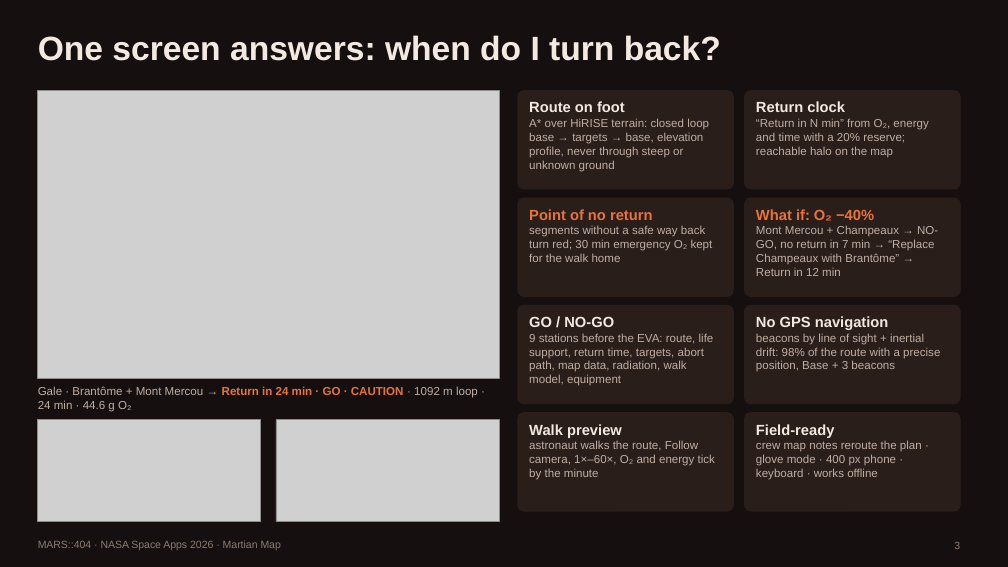
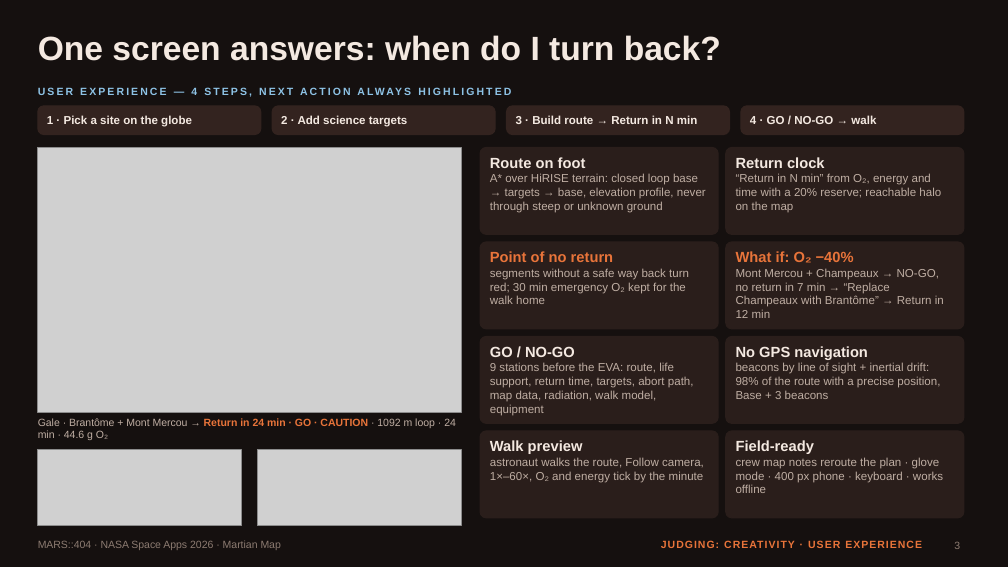
Before and after one commit to xand0dev/mars404, a slide deck: slide 3 of docs/demo/MARS404_slides.pptx. Drawn at 1008x567 pixels with LibreOffice and Linux fonts; fonts in the diff are those of the drawing; grey boxes stand for pictures. Boxes give left, top, right and bottom in pixels: in the first picture for what was removed or moved away, otherwise in the second. Text is boxed around its words. In the diff, an @@ line names an element or a change of style, - is before the commit and + after.

```diff
--- a/docs/demo/MARS404_slides.pptx
+++ b/docs/demo/MARS404_slides.pptx
@@ text added at <box>191,88,197,95</box>, 10 pt, text #8EC3E6, bold @@
+USER EXPERIENCE — 4 STEPS, NEXT ACTION ALWAYS HIGHLIGHTED
@@ rounded rectangle added at <box>38,106,261,135</box>, fill #33231F, outline #33231F 1 pt @@
@@ text added at <box>47,115,192,127</box>, 11 pt, text #F4E9E1, bold @@
+1 · Pick a site on the globe
@@ rounded rectangle added at <box>272,106,495,135</box>, fill #33231F, outline #33231F 1 pt @@
@@ text added at <box>281,115,408,127</box>, 11 pt, text #F4E9E1, bold @@
+2 · Add science targets
@@ rounded rectangle added at <box>507,106,730,135</box>, fill #33231F, outline #33231F 1 pt @@
@@ text added at <box>516,115,698,124</box>, 11 pt, text #F4E9E1, bold @@
+3 · Build route → Return in N min
@@ rounded rectangle added at <box>741,106,964,135</box>, fill #33231F, outline #33231F 1 pt @@
@@ text added at <box>750,115,876,124</box>, 11 pt, text #F4E9E1, bold @@
+4 · GO / NO-GO → walk
@@ picture: place and size @@
-picture at <box>38,91,499,379</box>
+picture at <box>38,147,461,412</box>
@@ proportions changed in 8 elements at <box>726,431,964,518</box>, <box>480,431,718,518</box>, <box>726,337,964,423</box>, <box>480,337,718,423</box>, <box>726,242,964,329</box>, <box>480,242,718,329</box>, <box>726,147,964,234</box>, <box>480,147,718,234</box> @@
@@ rounded rectangle: place and size @@
-rounded rectangle at <box>518,91,734,189</box>
+rounded rectangle at <box>480,147,718,234</box>
@@ rounded rectangle: place and size @@
-rounded rectangle at <box>745,91,960,189</box>
+rounded rectangle at <box>726,147,964,234</box>
@@ text "Route on foot" rewrapped from <box>529,101,709,172</box> to <box>490,157,706,213</box> @@
@@ text "Return clock" rewrapped from <box>756,101,928,158</box> to <box>736,157,941,212</box> @@
@@ rounded rectangle: place and size @@
-rounded rectangle at <box>518,198,734,296</box>
+rounded rectangle at <box>480,242,718,329</box>
@@ text "Point of no return" rewrapped from <box>529,209,713,262</box> to <box>490,251,689,304</box> @@
@@ rounded rectangle: place and size @@
-rounded rectangle at <box>745,198,960,296</box>
+rounded rectangle at <box>726,242,964,329</box>
@@ text "What if: O₂ −40%" rewrapped from <box>756,209,938,276</box> to <box>736,251,944,318</box> @@
@@ rounded rectangle: place and size @@
-rounded rectangle at <box>518,306,734,404</box>
+rounded rectangle at <box>480,337,718,423</box>
@@ text "GO / NO-GO" rewrapped from <box>529,316,714,386</box> to <box>490,346,694,416</box> @@
@@ rounded rectangle: place and size @@
-rounded rectangle at <box>745,306,960,404</box>
+rounded rectangle at <box>726,337,964,423</box>
@@ text "No GPS navigation" rewrapped from <box>756,316,940,371</box> to <box>736,346,940,399</box> @@
@@ text "Gale · Brantôme + Mont ...": place and size @@
-text "Gale · Brantôme + Mont ..." at <box>38,386,478,412</box>
+text "Gale · Brantôme + Mont ..." at <box>38,418,456,440</box>
@@ text "Gale · Brantôme + Mont ..." at <box>38,418,456,440</box>: size 11 to 10 pt @@
@@ rounded rectangle: place and size @@
-rounded rectangle at <box>518,413,734,511</box>
+rounded rectangle at <box>480,431,718,518</box>
@@ text "Walk preview" rewrapped from <box>529,424,715,480</box> to <box>490,440,704,483</box> @@
@@ rounded rectangle: place and size @@
-rounded rectangle at <box>745,413,960,511</box>
+rounded rectangle at <box>726,431,964,518</box>
@@ text "Field-ready" rewrapped from <box>756,424,922,480</box> to <box>736,440,943,493</box> @@
@@ picture: place and size @@
-picture at <box>38,420,261,522</box>
+picture at <box>38,450,242,526</box>
@@ picture: place and size @@
-picture at <box>276,420,499,522</box>
+picture at <box>257,450,461,526</box>
@@ text added at <box>661,540,922,548</box>, 10 pt, text #E8743A, bold @@
+JUDGING: CREATIVITY · USER EXPERIENCE
```
Also in this commit, not shown: 5 other slides changed, 4 other files.
